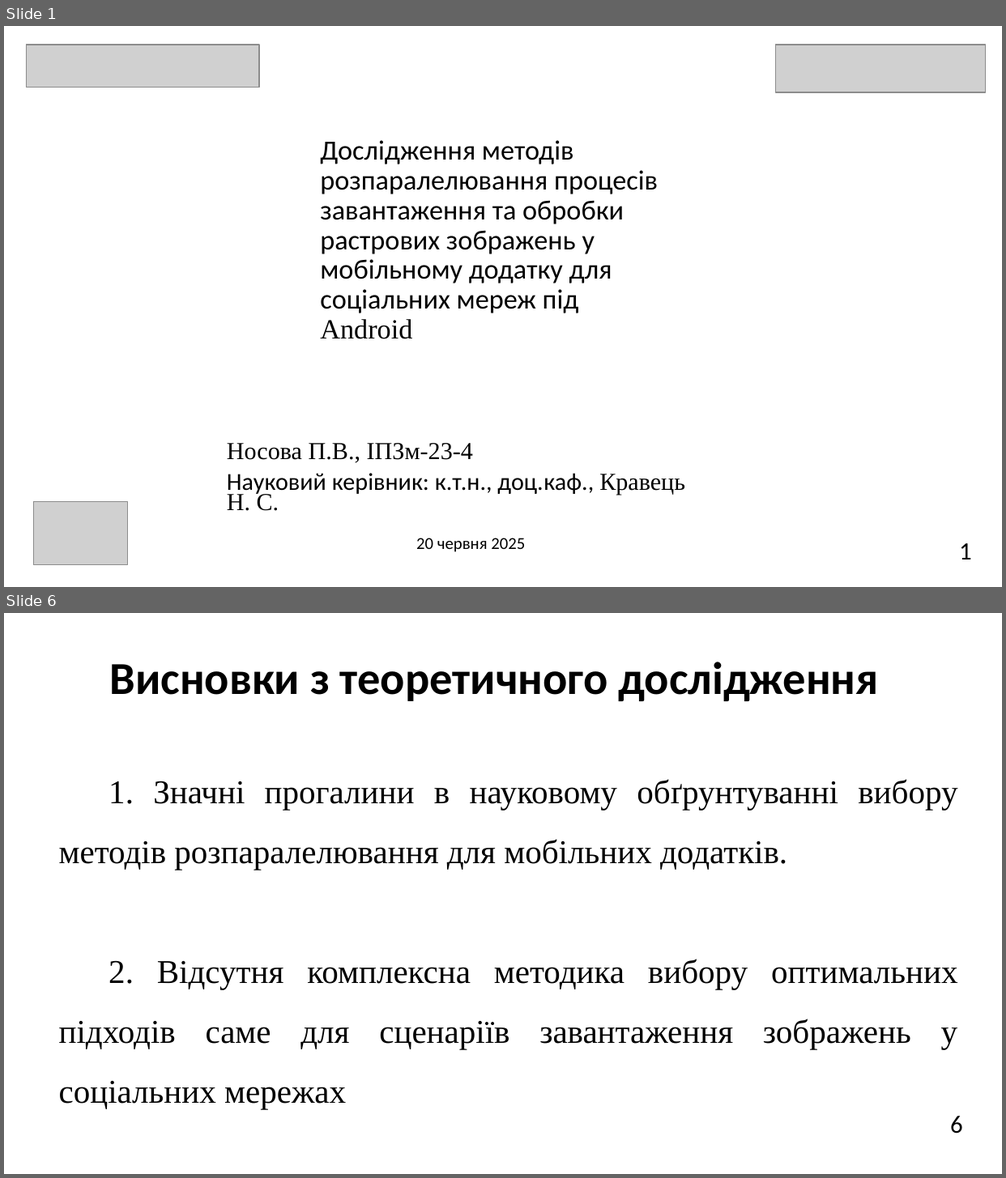
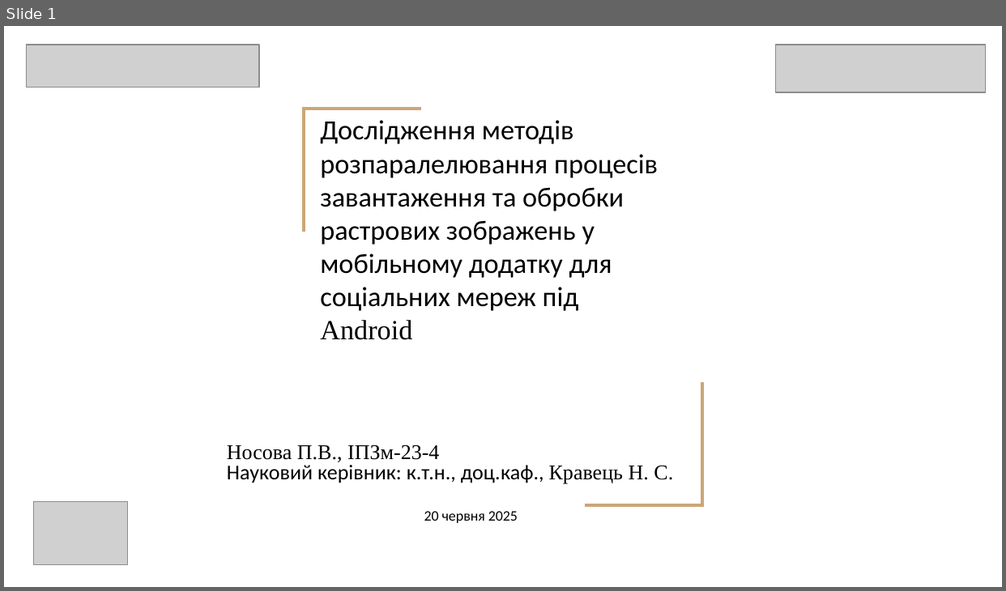
Before and after one commit to polina1836/android-image-processing-test, a slide deck: 2025_М_ПІ_ІПЗ- 23-4_Носова_П_В.pptx. Shown one above the other, each under a label of ours: slides 1 and 6 before the commit, slide 1 after it; the slides between them are not shown. The pictures are 1006x1178 and 1006x591 pixels, drawn with LibreOffice and Linux fonts; fonts in the diff are those of the drawing; grey boxes stand for pictures. Boxes give left, top, right and bottom in pixels: in the first picture for what was removed or moved away, otherwise in the second. Text is boxed around its words. In the diff, an @@ line names an element or a change of style, - is before the commit and + after.

```diff
--- a/2025_М_ПІ_ІПЗ- 23-4_Носова_П_В.pptx
+++ b/2025_М_ПІ_ІПЗ- 23-4_Носова_П_В.pptx
@@ slide 6 removed at [4, 613, 1002, 1174], background #FFFFFF @@
@@ title removed at [110, 662, 878, 701] @@
-Висновки з теоретичного дослідження
@@ text removed at [59, 779, 958, 1110] @@
-1. Значні прогалини в науковому обґрунтуванні вибору методів розпаралелювання для мобільних додатків.
-2. Відсутня комплексна методика вибору оптимальних підходів саме для сценаріїв завантаження зображень у соціальних мережах
@@ text removed at [950, 1116, 963, 1134] @@
-6
@@ slide 1 changed as well @@
@@ freeform shape added at [304, 109, 421, 232], outline #CCA677 2.25 pt @@
@@ title "Дослідження методів розпаралелювання процесів завантаження ..." at [320, 120, 658, 340]: line spacing 0.9 to 1 @@
@@ freeform shape added at [585, 382, 702, 505], outline #CCA677 2.25 pt @@
@@ subtitle "Носова П.В., ІПЗм-23-4" at [227, 445, 673, 523]: size 17.6 to 15.2 pt in "Носова П.В., ІПЗм-23-4", "Науковий керівник: к.т.н., доц.каф., Кравець Н. С."; size 12.1 to 10.4 pt in "20 червня 2025"; line spacing 0.7 to 0.8; less space between paragraphs @@
@@ page number removed at [959, 544, 972, 560] @@
-1
```
Also in this commit, not shown: 7 other slides changed, 4 slides added, 11 other slides removed, 1 other file.
